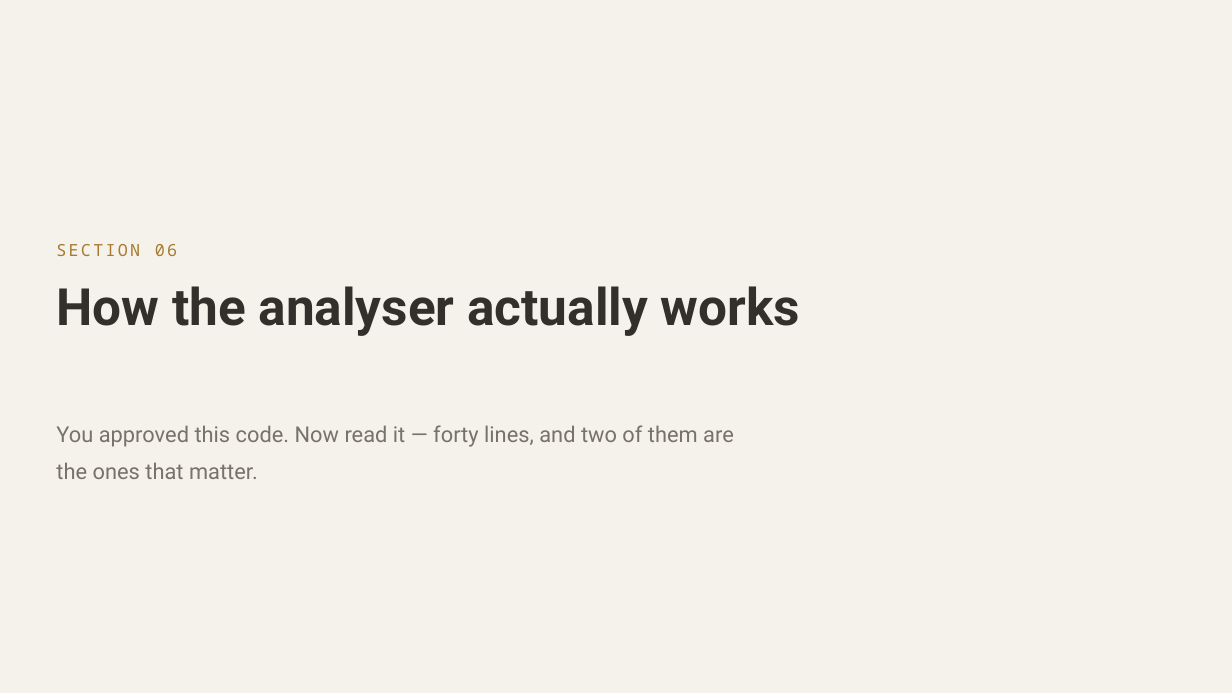
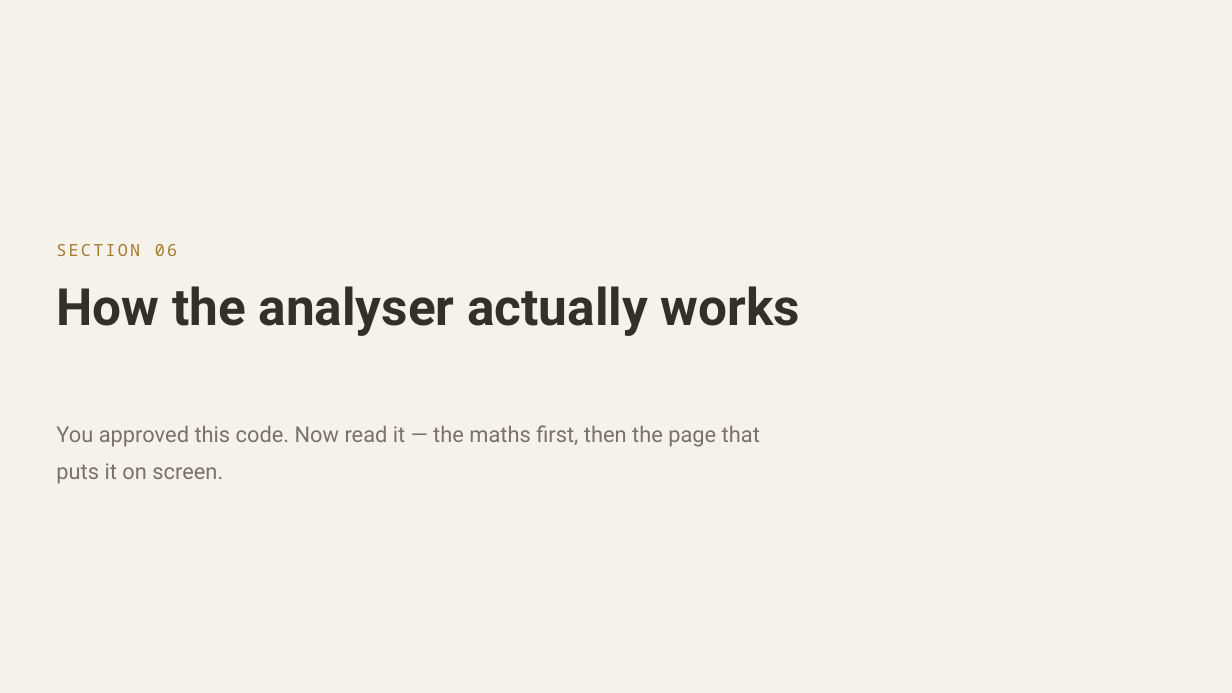
Before and after one commit to witchapong/ai-for-software-dev, a slide deck: slide 40 of slides/Session 1 - Meet Your Agent.pptx. Drawn at 1232x693 pixels with LibreOffice and Linux fonts; fonts in the diff are those of the drawing. Boxes give left, top, right and bottom in pixels: in the first picture for what was removed or moved away, otherwise in the second. Text is boxed around its words. In the diff, an @@ line names an element or a change of style, - is before the commit and + after.

```diff
--- a/slides/Session 1 - Meet Your Agent.pptx
+++ b/slides/Session 1 - Meet Your Agent.pptx
@@ text at [56, 425, 760, 484]: text changed @@
-You approved this code. Now read it — forty lines, and two of them are the ones that matter.
+You approved this code. Now read it — the maths first, then the page that puts it on screen.
```
Also in this commit, not shown: 5 other slides changed, 2 slides added, 1 other file.
